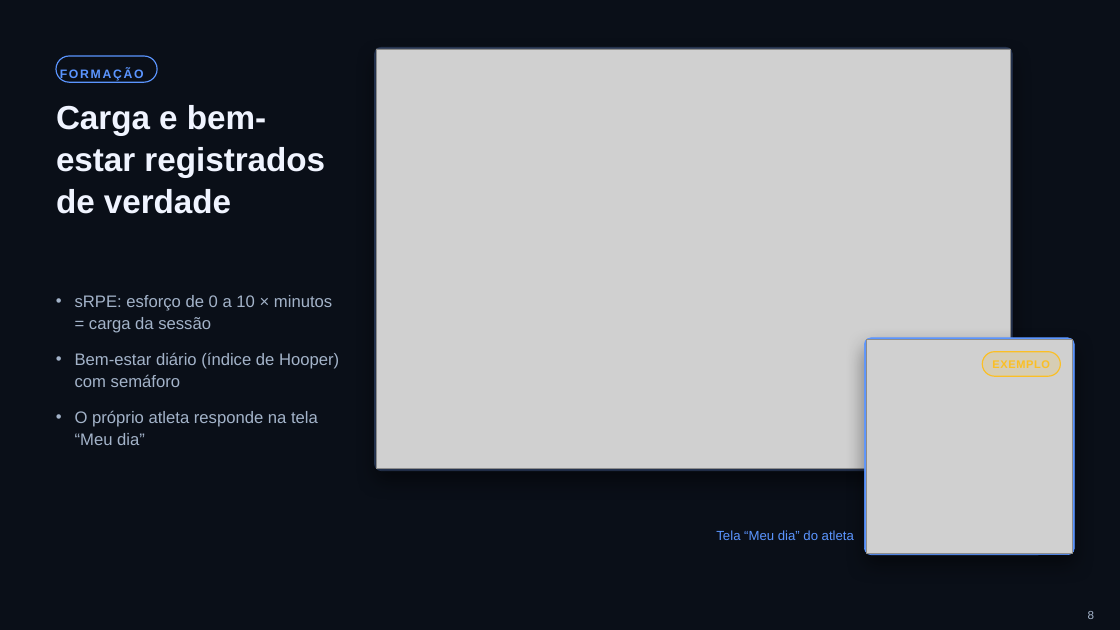
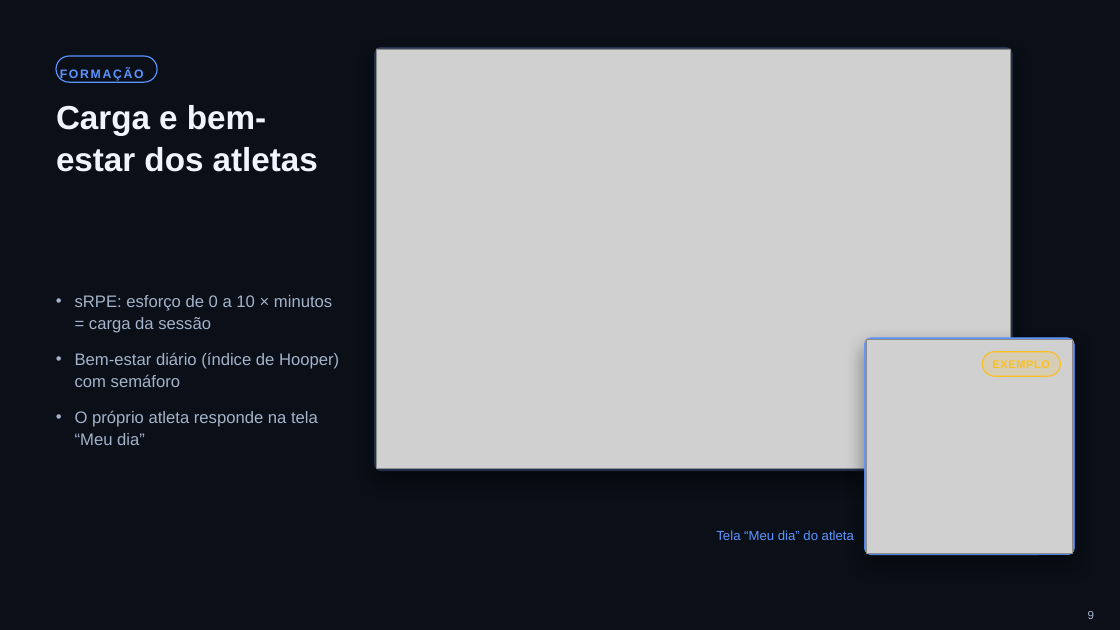
Before and after one commit to cborba733/Capixastat, a slide deck: slide 9 of CapixaStat_Apresentacao.pptx (slide 8 before the commit). Drawn at 1120x630 pixels with LibreOffice and Linux fonts; fonts in the diff are those of the drawing; grey boxes stand for pictures. Boxes give left, top, right and bottom in pixels: in the first picture for what was removed or moved away, otherwise in the second. Text is boxed around its words. In the diff, an @@ line names an element or a change of style, - is before the commit and + after.

```diff
--- a/CapixaStat_Apresentacao.pptx
+++ b/CapixaStat_Apresentacao.pptx
@@ title at <box>56,105,318,172</box>: text changed @@
-Carga e bem-estar registrados de verdade
+Carga e bem-estar dos atletas
```
Also in this commit, not shown: 7 other slides changed, 2 slides added, 2 slides removed, 2 other files.
